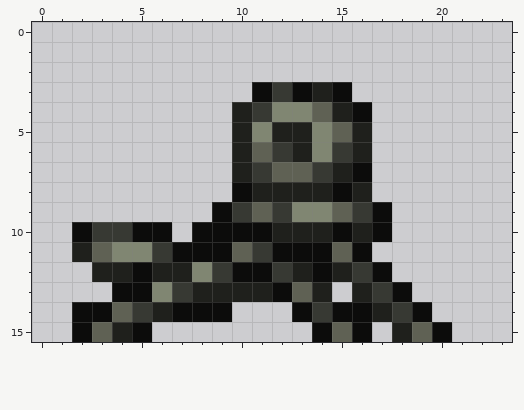
Edited in one commit: pixel-art sprite (content/Entities/Items/Mount/mount.tripod.png). This is how it looked before the edit.
The file is 24x16 pixels.
And afterwards:
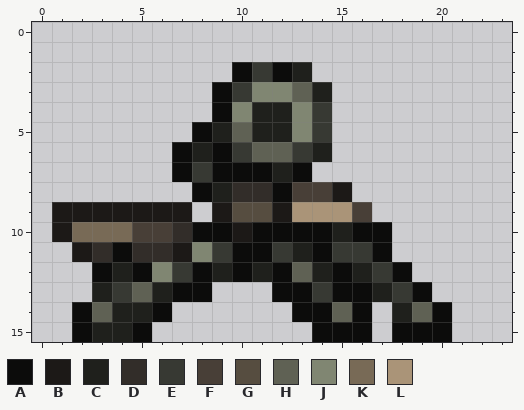
Palette (. is transparent): A #0c0c0b  B #1c1917  C #1f201c  D #322d29  E #373933  F #483f37  G #564d40  H #5f6154  J #808672  K #786a56  L #aa9478
The edit:
Changed rows in their new state; - is an unchanged pixel.
first column x 1:
 2 ---------AEAC-------
 3 --------AEJJH-.-----
 4 --------AJCC-E..----
 5 -------ACHC-JE..----
 6 ------ACAE-HEC..----
 7 ------AEAAACA...----
 8 -------ACDDAFFB.----
 9 BBBBBBB-BGGBLLLF.---
10 BKKKFFD--B-AAACA----
11 -BDADDBJEAAEC-EEA---
12 --A--JEAC-CAHCACEA--
13 --CEHCAA...-AEAACEA-
14 --HCCA...----AH-.CHA
15 --C-----------A--AA-
Changed places in both pictures, as pixel boxes (x1, y1, x2, y2):
changed: (52, 62, 452, 342)
